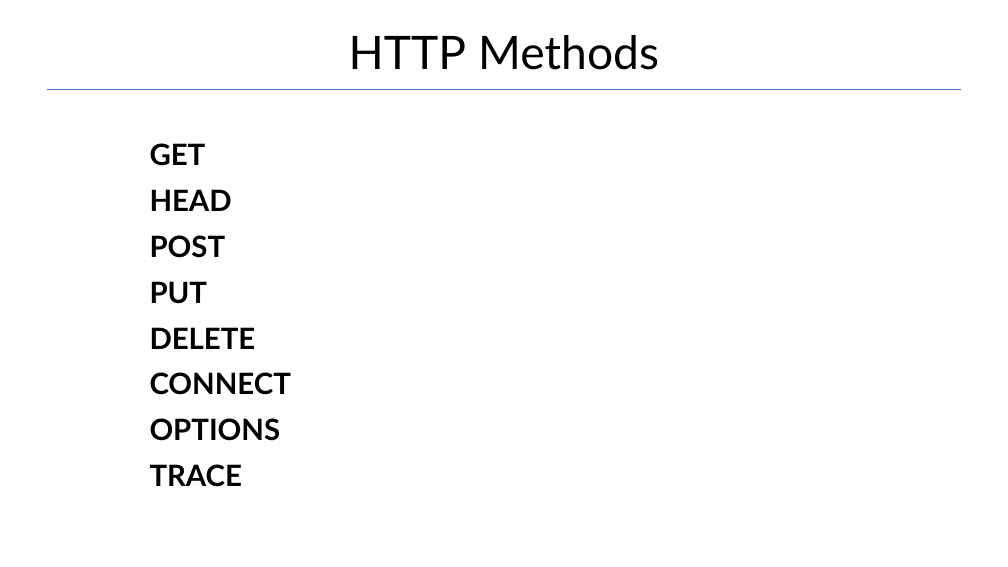
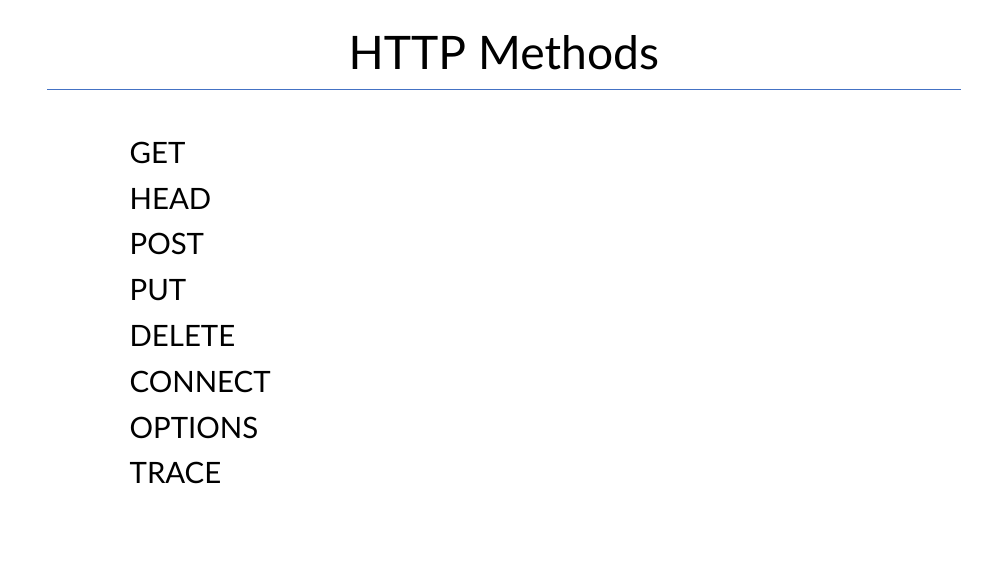
Before and after one commit to Garnik94/Levelup_presentations, a slide deck: slide 12 of Http/Http_presentation.pptx. Drawn at 1008x567 pixels with LibreOffice and Linux fonts; fonts in the diff are those of the drawing. Boxes give left, top, right and bottom in pixels: in the first picture for what was removed or moved away, otherwise in the second. Text is boxed around its words. In the diff, an @@ line names an element or a change of style, - is before the commit and + after.

```diff
--- a/Http/Http_presentation.pptx
+++ b/Http/Http_presentation.pptx
@@ text "GET": place and size @@
-text "GET" at (150,143,291,487)
+text "GET" at (130,141,271,484)
@@ text "GET" at (130,141,271,484): bold off @@
```
Also in this commit, not shown: 13 other slides changed, 5 other files.
